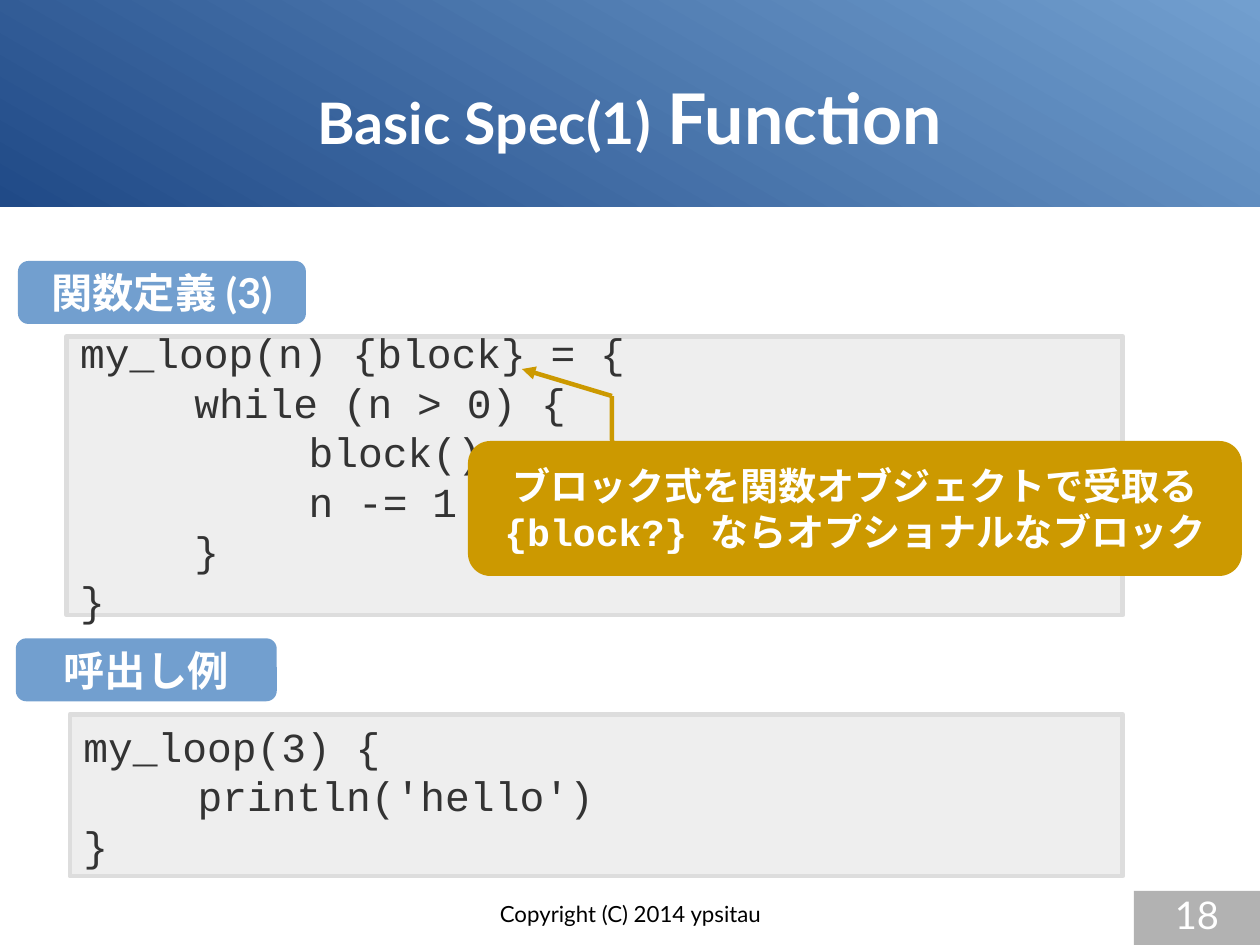
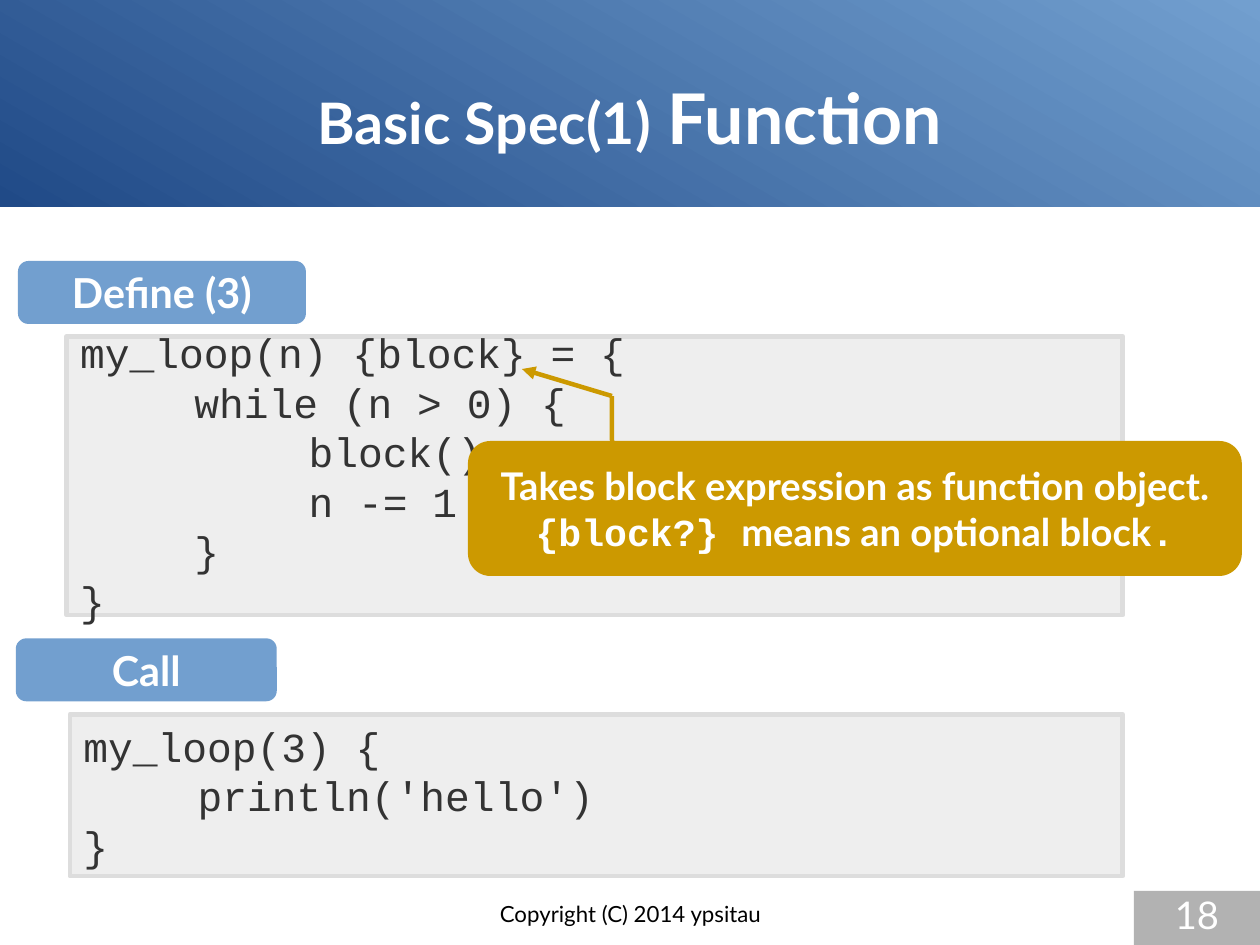
Before and after one commit to gura-lang/gura-doc, a slide deck: slide 18 of presentation/gura-introduction-e.odp. Drawn at 1260x945 pixels with LibreOffice and Linux fonts; fonts in the diff are those of the drawing. Boxes give left, top, right and bottom in pixels: in the first picture for what was removed or moved away, otherwise in the second. Text is boxed around its words. In the diff, an @@ line names an element or a change of style, - is before the commit and + after.

```diff
--- a/presentation/gura-introduction-e.odp
+++ b/presentation/gura-introduction-e.odp
@@ text in rounded rectangle at bbox=[72, 276, 252, 315]: text changed @@
-関数定義 (3)
+Define (3)
@@ text in rounded rectangle at bbox=[501, 471, 1209, 554]: text changed; font Courier New to Lato @@
-ブロック式を関数オブジェクトで受取る
-{block?} ならオプショナルなブロック
+Takes block expression as function object.
+{block?} means an optional block.
@@ text in rounded rectangle at bbox=[112, 655, 181, 687]: text changed @@
-呼出し例
+Call
```
Also in this commit, not shown: 26 other slides changed, 4 slides added, 4 slides removed.
